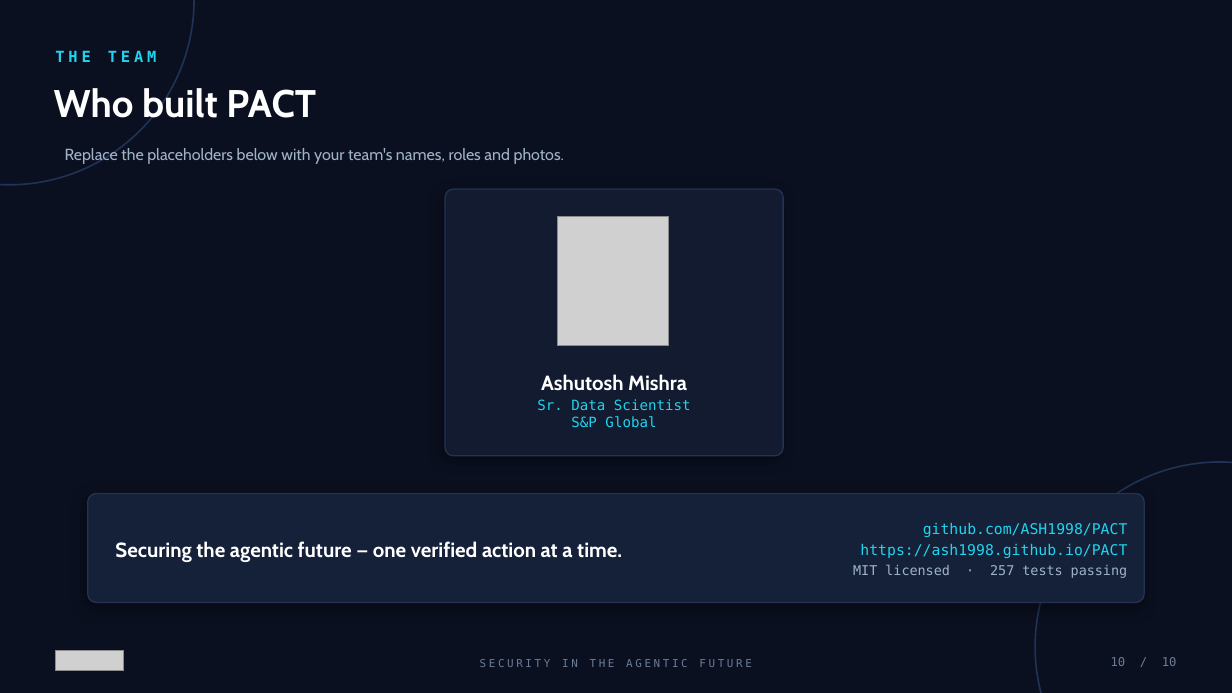
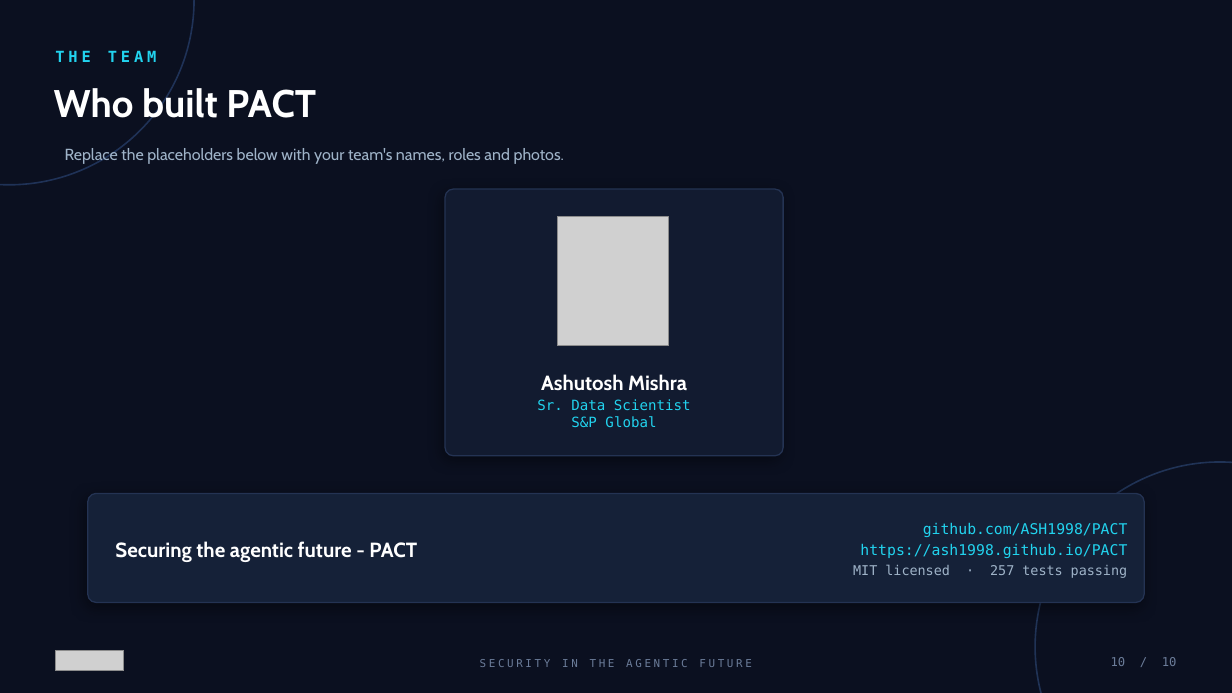
Before and after one commit to ASH1998/PACT, a slide deck: slide 10 of hackathon-deck/PACT_Deck.pptx. Drawn at 1232x693 pixels with LibreOffice and Linux fonts; fonts in the diff are those of the drawing; grey boxes stand for pictures. Boxes give left, top, right and bottom in pixels: in the first picture for what was removed or moved away, otherwise in the second. Text is boxed around its words. In the diff, an @@ line names an element or a change of style, - is before the commit and + after.

Commit message:
chore: remove dead code and update PACT presentation files for clarity

```diff
--- a/hackathon-deck/PACT_Deck.pptx
+++ b/hackathon-deck/PACT_Deck.pptx
@@ text at (x1=115, y1=541, x2=417, y2=562): text changed @@
-Securing the agentic future — one verified action at a time.
+Securing the agentic future - PACT
```
Also in this commit, not shown: 7 other slides changed, 2 other files.
